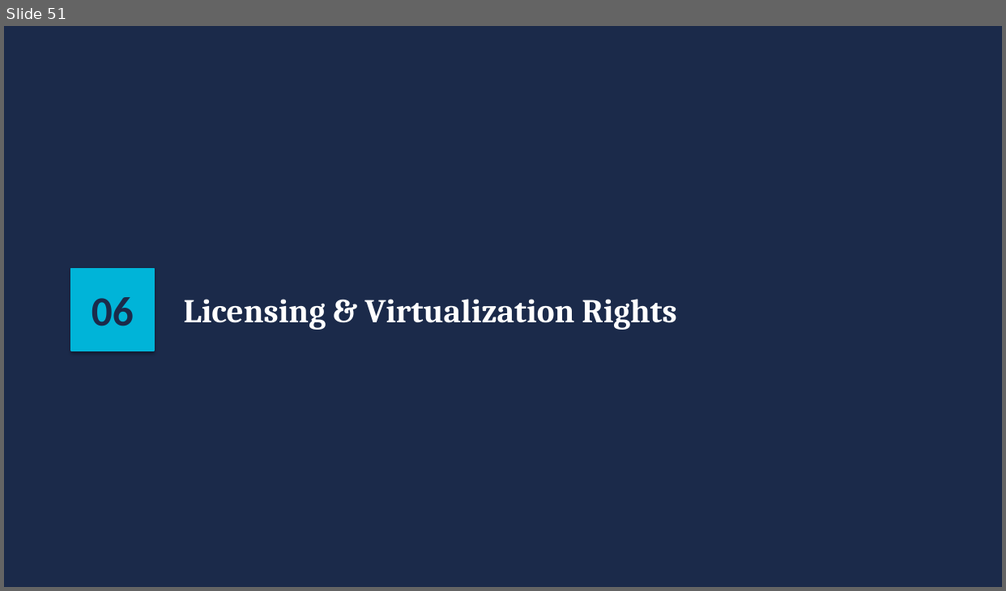
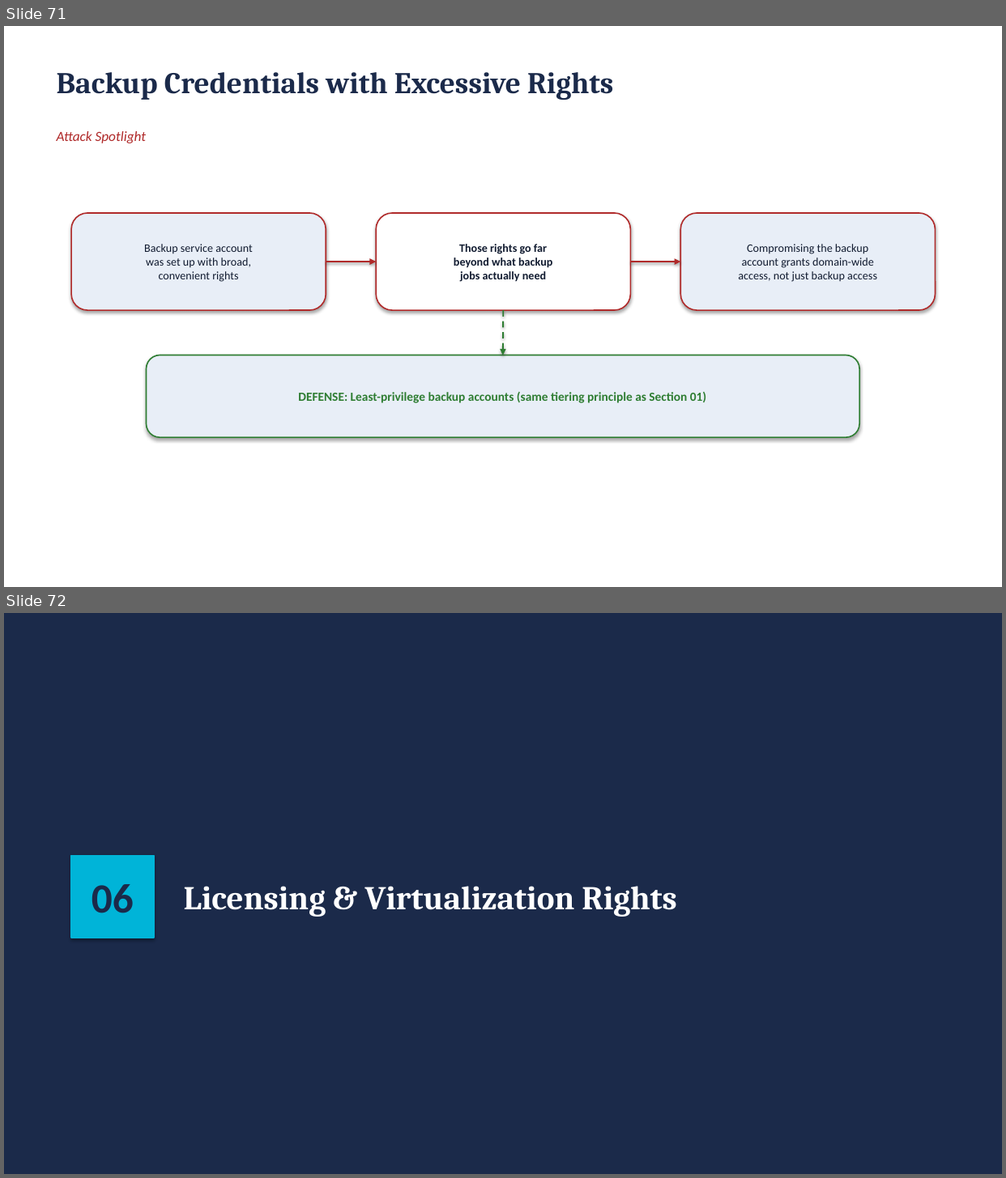
Before and after one commit to BYU-CYBER-444/byu-cyber-444.github.io, a slide deck: lectures/CYBER444_Week03_Windows_Server_Administration.pptx. Shown one above the other, each under a label of ours: slide 51 before the commit, slides 71 and 72 after it. The pictures are 1006x591 and 1006x1178 pixels, drawn with LibreOffice and Linux fonts; fonts in the diff are those of the drawing. Boxes give left, top, right and bottom in pixels: in the first picture for what was removed or moved away, otherwise in the second. Text is boxed around its words. In the diff, an @@ line names an element or a change of style, - is before the commit and + after.

```diff
--- a/lectures/CYBER444_Week03_Windows_Server_Administration.pptx
+++ b/lectures/CYBER444_Week03_Windows_Server_Administration.pptx
@@ slide 71 added at (x1=4, y1=26, x2=1002, y2=587), background #FFFFFF @@
@@ text added at (x1=57, y1=72, x2=613, y2=100), 29 pt, text #1B2A4A, bold @@
+Backup Credentials with Excessive Rights
@@ text added at (x1=57, y1=131, x2=146, y2=143), 13.5 pt, text #B02A2A, italic @@
+Attack Spotlight
@@ rounded rectangle added at (x1=71, y1=213, x2=326, y2=310), fill #E8EEF7, outline #B02A2A 1.25 pt, 11 pt, text #111B30 @@
+Backup service account
+was set up with broad,
+convenient rights
@@ rounded rectangle added at (x1=376, y1=213, x2=631, y2=310), fill #FFFFFF, outline #B02A2A 1.25 pt, 11 pt, text #111B30, bold @@
+Those rights go far
+beyond what backup
+jobs actually need
@@ rounded rectangle added at (x1=681, y1=213, x2=936, y2=310), fill #E8EEF7, outline #B02A2A 1.25 pt, 11 pt, text #111B30 @@
+Compromising the backup
+account grants domain-wide
+access, not just backup access
@@ arrow added from (326, 262) to (376, 262), #B02A2A 2 pt @@
@@ arrow added from (631, 262) to (681, 262), #B02A2A 2 pt @@
@@ arrow added from (503, 310) to (503, 356), #2E7D32 1.5 pt dashed @@
@@ rounded rectangle added at (x1=147, y1=356, x2=859, y2=437), fill #E8EEF7, outline #2E7D32 1.25 pt, 12 pt, text #2E7D32, bold @@
+DEFENSE: Least-privilege backup accounts (same tiering principle as Section 01)
@@ what was slide 51 is now slide 72 @@
```
Also in this commit, not shown: 2 slides changed, 37 other slides added, 8 slides removed.
